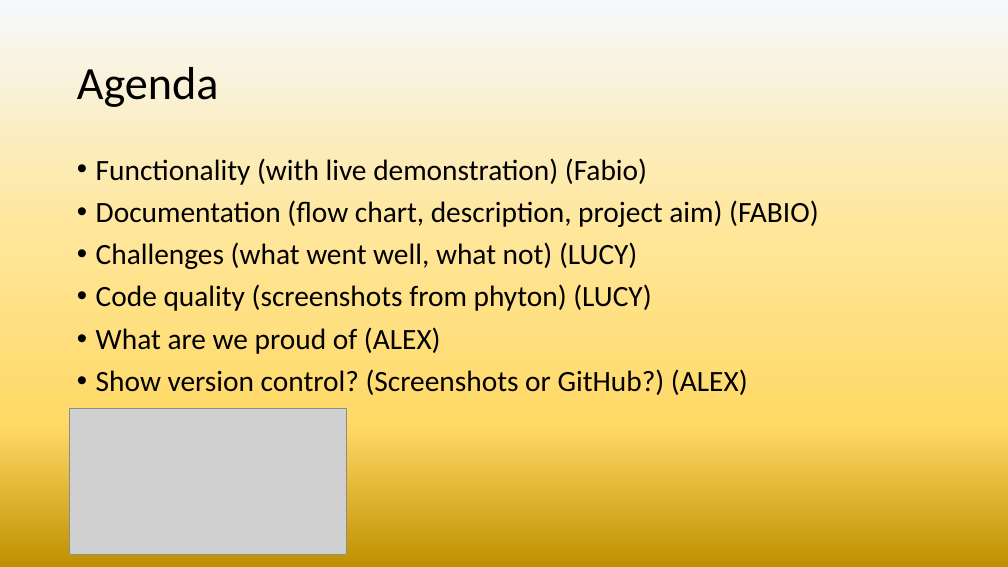
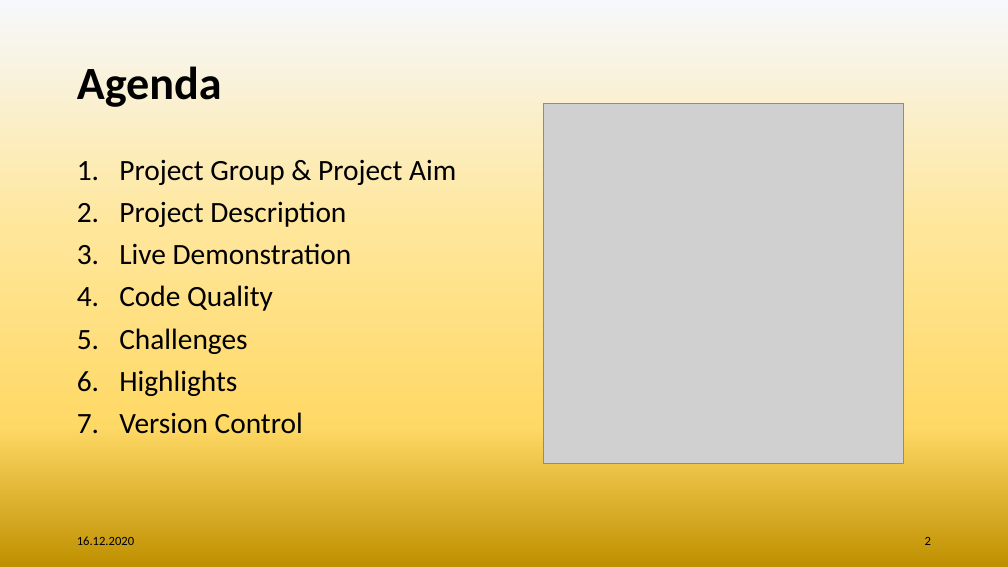
Before and after one commit to BuecAle/TournamentGenerator_ISD, a slide deck: slide 2 of notes/Tournament Generator Presentation.pptx. Drawn at 1008x567 pixels with LibreOffice and Linux fonts; fonts in the diff are those of the drawing; grey boxes stand for pictures; background and template pictures are left out. Boxes give left, top, right and bottom in pixels: in the first picture for what was removed or moved away, otherwise in the second. Text is boxed around its words. In the diff, an @@ line names an element or a change of style, - is before the commit and + after.

```diff
--- a/notes/Tournament Generator Presentation.pptx
+++ b/notes/Tournament Generator Presentation.pptx
@@ title "Agenda" at bbox=[77, 66, 222, 107]: bold on @@
@@ picture added at bbox=[544, 104, 904, 464] @@
@@ text at bbox=[119, 159, 456, 434]: text changed @@
-• Functionality (with live demonstration) (Fabio)
-• Documentation (flow chart, description, project aim) (FABIO)
-• Challenges (what went well, what not) (LUCY)
-• Code quality (screenshots from phyton) (LUCY)
-• What are we proud of (ALEX)
-• Show version control? (Screenshots or GitHub?) (ALEX)
+1. Project Group & Project Aim
+2. Project Description
+3. Live Demonstration
+4. Code Quality
+5. Challenges
+6. Highlights
+7. Version Control
@@ picture removed at bbox=[70, 408, 346, 554] @@
@@ text added at bbox=[77, 536, 134, 545], 12 pt, text #000000 @@
+16.12.2020
@@ page number added at bbox=[925, 537, 931, 545], 12 pt, text #000000 @@
+2
```
Also in this commit, not shown: 8 slides added.
